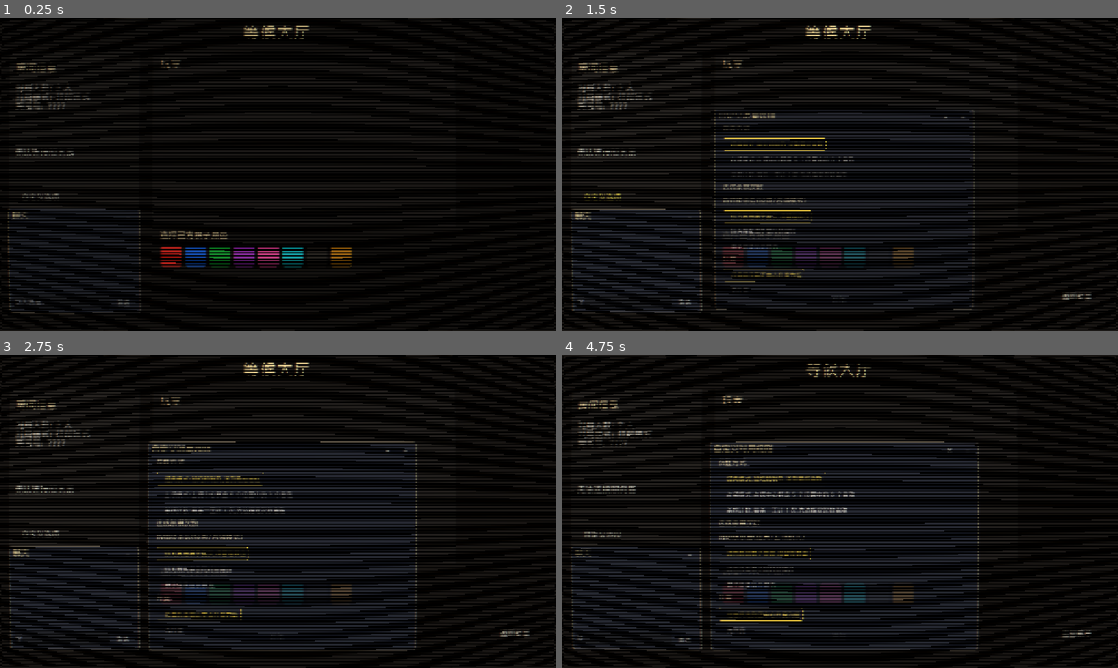
Above: before the commit, frames 1-4 (two rows, left to right).
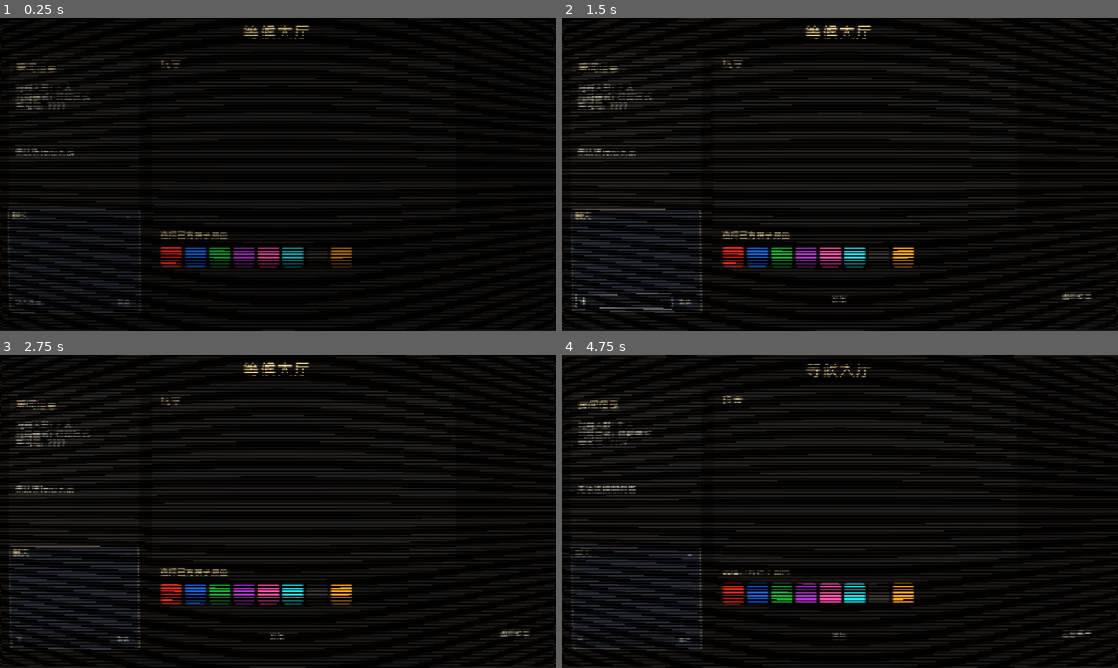
Above: after the commit, the same moments.

Repository: Lurongshika/ChessGame
Game: Godot game, scene res://scenes/lobby.tscn
The game is run twice, just before and just after one commit, with the same random seed, the same clock (stepped at 60 frames per second) and the same inputs. This scene is started directly instead of the project's main scene.
Inputs (mouse positions are in pixels of both pictures, inside the frame that each line leads up to):
- Up to frame 1 (0.25 s): no input
- Up to frame 2 (1.5 s): click (623, 302) at 0.52 s; type "12" at 0.6 s; click (600, 196) at 1.25 s, where only the run before the commit has a clickable "自定义选项"
- Up to frame 3 (2.75 s): click (172, 592) at 2.02 s
- Up to frame 4 (4.75 s): click (756, 592) at 2.77 s; click (784, 592) at 3.52 s; click (806, 592) at 4.27 s

The runs differ from the first frame. In frame 1, less than 0.1% of the frame differs, in the area x 4-24%, y 56-64%; in frame 2, 2.7%; in frame 3, 8.0%; in frame 4, 8.2%, in the area x 4-75%, y 27-95%.

Commit message:
自定义选项仅房主可见;修复内部技能标记键导致的面板刷新错误

Diff:
--- a/scripts/game.gd
+++ b/scripts/game.gd
@@ -598,6 +598,9 @@
 			box.add_child(l)
 			continue
 		for id in perks4[side]:
+			# 跳过内部标记键(正义逆位的炮隔子标记不是真实技能)
+			if str(id).begins_with("_"):
+				continue
 			var info: Dictionary = perks_data[id]
 			var tip: String = info.get("tip", "")
 			if id == "huanghou":
@@ -3636,6 +3639,9 @@
 		box.add_child(l)
 		return
 	for id in perks_of(side_id):
+		# 跳过内部标记键(正义逆位的炮隔子标记不是真实技能)
+		if str(id).begins_with("_"):
+			continue
 		var info: Dictionary = perks_data[id]
 		var tip: String = info.get("tip", "")
 		# 皇后:tip 上显示当前充能(被吃 1 子 +1,上限 3)
--- a/scripts/lobby.gd
+++ b/scripts/lobby.gd
@@ -120,16 +120,17 @@
 	chat.setup(_font(), _send_chat)
 	add_child(chat)
 
-	# 聊天框上方:自定义选项按钮
-	var opts_btn := _make_button("自定义选项", Vector2(20, 720 - 40 - 240 - 50), Vector2(150, 42))
-	opts_btn.pressed.connect(func():
-		if custom_opts == null:
-			custom_opts = CustomOptions.new()
-			custom_opts.setup(_font(), func(_r): pass)
-			add_child(custom_opts)
-		custom_opts.visible = true
-	)
-	add_child(opts_btn)
+	# 聊天框上方:自定义选项按钮(仅房主可更改规则)
+	if Global.net_role == "host":
+		var opts_btn := _make_button("自定义选项", Vector2(20, 720 - 40 - 240 - 50), Vector2(150, 42))
+		opts_btn.pressed.connect(func():
+			if custom_opts == null:
+				custom_opts = CustomOptions.new()
+				custom_opts.setup(_font(), func(_r): pass)
+				add_child(custom_opts)
+			custom_opts.visible = true
+		)
+		add_child(opts_btn)
 	_net_init()
 	Global.animate_ui_in(self)
 
